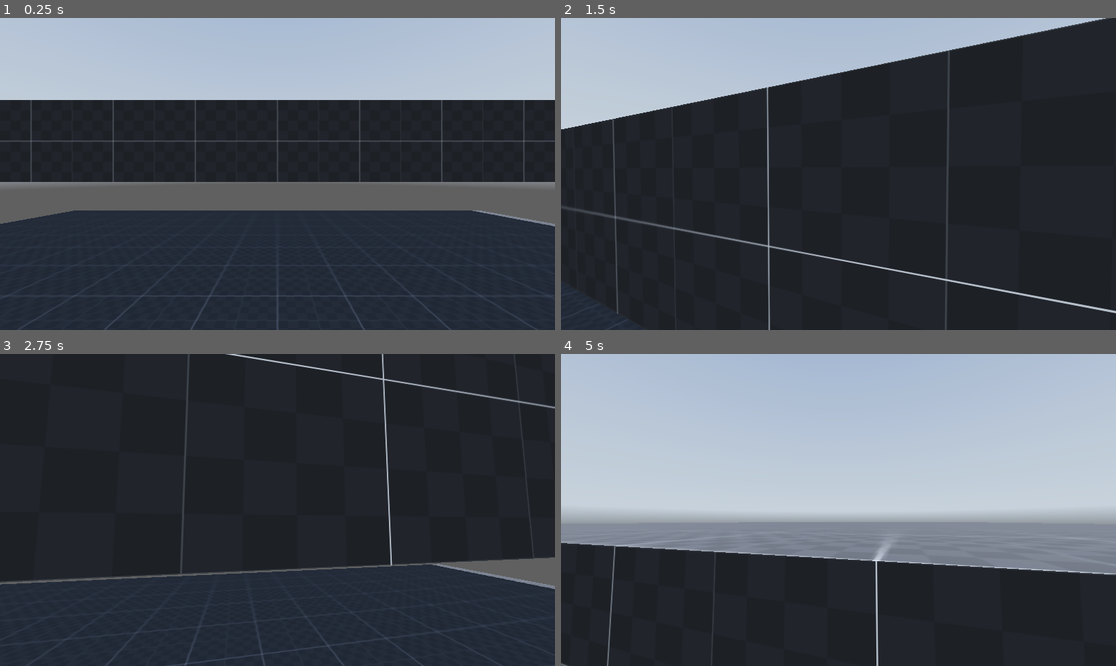
Above: before the commit, frames 1-4 (two rows, left to right).
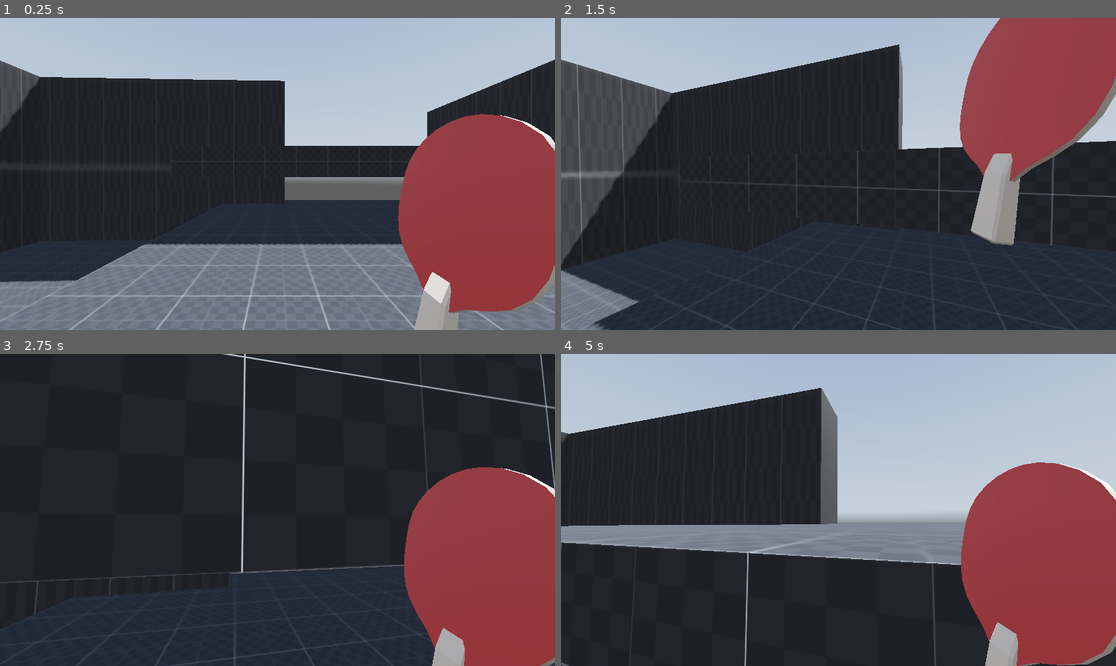
Above: after the commit, the same moments.

Repository: Hevia/XtremePingPong
Game: Godot game, scene res://scenes/world.tscn
Same seed, same stepped clock (60 frames per second), same inputs: the game is played once before the commit and once after it. A sky picture missing from this copy of the repository is replaced by a grey-blue gradient.
Inputs (mouse positions are in pixels of both pictures, inside the frame that each line leads up to):
- Up to frame 1 (0.25 s): no input
- Up to frame 2 (1.5 s): tap Enter at 0.5 s; move the mouse to (866, 174) at 0.52 s; press the mouse at (866, 174) at 0.53 s; hold W (forward) from 0.53 s (still down); tap Space (jump) at 0.77 s; move the mouse to (810, 174) at 1.27 s; release the mouse at (810, 174) at 1.28 s; tap Ctrl (crouch) at 1.35 s
- Up to frame 3 (2.75 s): keep holding W (forward); tap Space (jump) at 1.52 s; click (249, 510) at 1.55 s; move the mouse to (288, 503) at 2.02 s; hold Alt (freelook) from 2.03 s (still down); click (288, 503) at 2.3 s
- Up to frame 4 (5 s): keep holding W (forward); move the mouse to (832, 516) at 2.77 s; release Alt (freelook) at 2.78 s; tap Shift (sprint) at 2.85 s; tap Space (jump) at 3.02, 3.77, 4.52 s; click (832, 516) at 3.05 s; move the mouse to (877, 513) at 3.52 s; press the mouse at (877, 513) at 3.53 s; move the mouse to (794, 506) at 4.27 s; release the mouse at (794, 506) at 4.28 s; click (794, 506) at 4.35 s

The runs differ from the first frame. In frame 1, 51% of the frame differs, in the area x 0-100%, y 13-100%; in frame 2, 31%; in frame 3, 17%; in frame 4, 35%.

Commit message:
save work

Diff:
--- a/project.godot
+++ b/project.godot
@@ -10,7 +10,7 @@
 
 [application]
 
-config/name="FPSController"
+config/name="World War Tennis"
 run/main_scene="res://scenes/world.tscn"
 config/features=PackedStringArray("4.3", "Forward Plus")
 config/icon="res://icon.svg"
@@ -63,3 +63,12 @@
 "events": [Object(InputEventKey,"resource_local_to_scene":false,"resource_name":"","device":-1,"window_id":0,"alt_press …(195 unchanged characters)…
 ]
 }
+primary={
+"deadzone": 0.5,
+"events": [Object(InputEventMouseButton,"resource_local_to_scene":false,"resource_name":"","device":-1,"window_id":0,"alt_pressed":false,"shift_pressed":false,"ctrl_pressed":false,"meta_pressed":false,"button_mask":1,"position":Vector2(263, 10),"global_position":Vector2(272, 56),"factor":1.0,"button_index":1,"canceled":false,"pressed":true,"double_click":false,"script":null)
+]
+}
+
+[physics]
+
+3d/physics_engine="JoltPhysics3D"
--- /dev/null
+++ b/scenes/game objects/ball.gd
@@ -0,0 +1,37 @@
+extends CharacterBody3D
+class_name Ball
+
+const BASE_SPEED = 60.0
+var ricochets_remaining = 100
+var mass = 10.0
+
+func apply_force(force: Vector3):
+	# F = ma, so a = F/m
+	var acceleration = force / mass
+	# In Godot, we typically apply changes directly to velocity
+	velocity += acceleration
+	# Ensure the ball is aligned with its new velocity
+	align_to_velocity()
+
+func _physics_process(delta):
+	# Add the gravity.
+	if not is_on_floor():
+		velocity += get_gravity() * delta
+
+	var collision = move_and_collide(velocity * delta)
+	if collision:
+		handle_ricochet(collision)
+
+func align_to_velocity():
+	if velocity.length() > 0:
+		look_at(global_position + velocity.normalized(), Vector3.UP)
+
+
+func handle_ricochet(collision: KinematicCollision3D):
+	if ricochets_remaining <= 0:
+		queue_free()
+		return
+
+	velocity = velocity.bounce(collision.get_normal())
+	#align_to_velocity()
+	ricochets_remaining -= 1
--- /dev/null
+++ b/scenes/game objects/ball.tscn
@@ -0,0 +1,25 @@
+[gd_scene load_steps=5 format=3 uid="uid://dmadrerobybqv"]
+
+[ext_resource type="Script" path="res://scenes/game objects/ball.gd" id="1_275bg"]
+
+[sub_resource type="SphereShape3D" id="SphereShape3D_grfoj"]
+
+[sub_resource type="SphereMesh" id="SphereMesh_5xmaf"]
+
+[sub_resource type="SphereShape3D" id="SphereShape3D_nw0gf"]
+
+[node name="Ball" type="CharacterBody3D"]
+script = ExtResource("1_275bg")
+
+[node name="CollisionShape3D" type="CollisionShape3D" parent="."]
+shape = SubResource("SphereShape3D_grfoj")
+
+[node name="MeshInstance3D" type="MeshInstance3D" parent="."]
+mesh = SubResource("SphereMesh_5xmaf")
+
+[node name="Timer" type="Timer" parent="."]
+
+[node name="Area3D" type="Area3D" parent="."]
+
+[node name="CollisionShape3D" type="CollisionShape3D" parent="Area3D"]
+shape = SubResource("SphereShape3D_nw0gf")
--- a/scenes/game objects/player.gd
+++ b/scenes/game objects/player.gd
@@ -49,10 +49,31 @@
 @onready var crouching_collision_shape: CollisionShape3D = %CrouchingCollisionShape
 @onready var crouching_ray_cast_check: RayCast3D = %CrouchingRayCastCheck
 @onready var head_bob_pivot: Node3D = %HeadBobPivot
-
+@onready var animation_player: AnimationPlayer = $AnimationPlayer
+@onready var paddle_area_3d: Area3D = $PaddleArea3D
+var hit_force = 100.0  # Adjust this to control hit strength
 
 func _ready():
 	Input.mouse_mode = Input.MOUSE_MODE_CAPTURED
+	paddle_area_3d.area_entered.connect(on_paddle_area_entered)
+
+func hitstop(time_scale, duration) -> void:
+	Engine.time_scale = time_scale
+	await(get_tree().create_timer(duration * time_scale).timeout)
+	Engine.time_scale = 1.0
+
+func shake_screen():
+	pass
+
+func on_paddle_area_entered(other_area: Area3D):
+	if other_area.owner is Ball:
+		var hit_direction = calculate_hit_direction()
+		var force = hit_direction * hit_force
+		hitstop(0.05, 0.7)
+		other_area.owner.apply_force(force)
+
+func calculate_hit_direction() -> Vector3:
+	return -global_transform.basis.z.normalized()
 
 
 func _input(event):
@@ -70,6 +91,10 @@
 		head.rotate_x(mouse_y_mov)
 		head.rotation.x = clamp(head.rotation.x, HEAD_Y_CLAMP_DOWN, HEAD_Y_CLAMP_UP)
 
+func _process(delta):
+	if Input.is_action_pressed("primary") and not animation_player.is_playing():
+		animation_player.play("swing_paddle")
+
 func _physics_process(delta: float) -> void:
 	# Get the input direction and handle the movement/deceleration.
 	# As good practice, you should replace UI actions with custom gameplay actions.
--- a/scenes/game objects/player.tscn
+++ b/scenes/game objects/player.tscn
@@ -1,11 +1,124 @@
-[gd_scene load_steps=4 format=3 uid="uid://gkr8sq0f7u2l"]
+[gd_scene load_steps=9 format=3 uid="uid://gkr8sq0f7u2l"]
 
 [ext_resource type="Script" path="res://scenes/game objects/player.gd" id="1_c5mcm"]
+[ext_resource type="PackedScene" uid="uid://d35jn7xjt32mw" path="res://assets/mdlTableTennisPaddle.glb" id="2_5ea66"]
 
 [sub_resource type="CapsuleShape3D" id="CapsuleShape3D_041md"]
 
 [sub_resource type="CapsuleShape3D" id="CapsuleShape3D_pksv0"]
 height = 1.2
+
+[sub_resource type="Animation" id="Animation_gustj"]
+length = 0.001
+tracks/0/type = "value"
+tracks/0/imported = false
+tracks/0/enabled = true
+tracks/0/path = NodePath("mdlTableTennisPaddle:position")
+tracks/0/interp = 1
+tracks/0/loop_wrap = true
+tracks/0/keys = {
+"times": PackedFloat32Array(0),
+"transitions": PackedFloat32Array(1),
+"update": 0,
+"values": [Vector3(0.178301, 1.6046, -0.481952)]
+}
+tracks/1/type = "value"
+tracks/1/imported = false
+tracks/1/enabled = true
+tracks/1/path = NodePath("mdlTableTennisPaddle:rotation")
+tracks/1/interp = 1
+tracks/1/loop_wrap = true
+tracks/1/keys = {
+"times": PackedFloat32Array(0),
+"transitions": PackedFloat32Array(1),
+"update": 0,
+"values": [Vector3(-0.173585, -1.57902, 0.00142006)]
+}
+tracks/2/type = "value"
+tracks/2/imported = false
+tracks/2/enabled = true
+tracks/2/path = NodePath("mdlTableTennisPaddle:scale")
+tracks/2/interp = 1
+tracks/2/loop_wrap = true
+tracks/2/keys = {
+"times": PackedFloat32Array(0),
+"transitions": PackedFloat32Array(1),
+"update": 0,
+"values": [Vector3(1, 1, 1)]
+}
+tracks/3/type = "value"
+tracks/3/imported = false
+tracks/3/enabled = true
+tracks/3/path = NodePath("PaddleArea3D/CollisionShape3D:disabled")
+tracks/3/interp = 1
+tracks/3/loop_wrap = true
+tracks/3/keys = {
+"times": PackedFloat32Array(0),
+"transitions": PackedFloat32Array(1),
+"update": 1,
+"values": [true]
+}
+
+[sub_resource type="Animation" id="Animation_buyvv"]
+resource_name = "swing_paddle"
+length = 0.4
+step = 0.01
+tracks/0/type = "value"
+tracks/0/imported = false
+tracks/0/enabled = true
+tracks/0/path = NodePath("mdlTableTennisPaddle:position")
+tracks/0/interp = 2
+tracks/0/loop_wrap = true
+tracks/0/keys = {
+"times": PackedFloat32Array(0, 0.07, 0.3, 0.4),
+"transitions": PackedFloat32Array(1, 1, 1, 1),
+"update": 0,
+"values": [Vector3(0.178301, 1.6046, -0.481952), Vector3(0.0345168, 1.55502, -0.422462), Vector3(-0.396834, 1.40358, -0.266976), Vector3(0.178301, 1.6046, -0.481952)]
+}
+tracks/1/type = "value"
+tracks/1/imported = false
+tracks/1/enabled = true
+tracks/1/path = NodePath("mdlTableTennisPaddle:rotation")
+tracks/1/interp = 2
+tracks/1/loop_wrap = true
+tracks/1/keys = {
+"times": PackedFloat32Array(0, 0.07, 0.3, 0.4),
+"transitions": PackedFloat32Array(1, 1, 1, 1),
+"update": 0,
+"values": [Vector3(-0.173585, -1.57902, 0.00142006), Vector3(-0.0327422, -1.24293, 0.506782), Vector3(-0.0153184, -0.186116, 0.992407), Vector3(-0.173585, -1.57902, 0.00142006)]
+}
+tracks/2/type = "value"
+tracks/2/imported = false
+tracks/2/enabled = true
+tracks/2/path = NodePath("mdlTableTennisPaddle:scale")
+tracks/2/interp = 1
+tracks/2/loop_wrap = true
+tracks/2/keys = {
+"times": PackedFloat32Array(0),
+"transitions": PackedFloat32Array(1),
+"update": 0,
+"values": [Vector3(1, 1, 1)]
+}
+tracks/3/type = "value"
+tracks/3/imported = false
+tracks/3/enabled = true
+tracks/3/path = NodePath("PaddleArea3D/CollisionShape3D:disabled")
+tracks/3/interp = 1
+tracks/3/loop_wrap = true
+tracks/3/keys = {
+"times": PackedFloat32Array(0, 0.06, 0.3),
+"transitions": PackedFloat32Array(1, 1, 1),
+"update": 1,
+"values": [true, false, true]
+}
+
+[sub_resource type="AnimationLibrary" id="AnimationLibrary_bmp6s"]
+_data = {
+"RESET": SubResource("Animation_gustj"),
+"swing_paddle": SubResource("Animation_buyvv")
+}
+
+[sub_resource type="BoxShape3D" id="BoxShape3D_ilbb6"]
 
 [node name="Player" type="CharacterBody3D"]
 script = ExtResource("1_c5mcm")
@@ -37,3 +150,18 @@
 [node name="CrouchingRayCastCheck" type="RayCast3D" parent="."]
 unique_name_in_owner = true
 target_position = Vector3(0, 2, 0)
+
+[node name="mdlTableTennisPaddle" parent="." instance=ExtResource("2_5ea66")]
+transform = Transform3D(-0.00797834, 0.17272, -0.984939, 0.00139872, 0.984971, 0.172715, 0.999967, 3.23169e-07, -0.00810002, 0.178301, 1.6046, -0.481952)
+
+[node name="AnimationPlayer" type="AnimationPlayer" parent="."]
+libraries = {
+"": SubResource("AnimationLibrary_bmp6s")
+}
+
+[node name="PaddleArea3D" type="Area3D" parent="."]
+
+[node name="CollisionShape3D" type="CollisionShape3D" parent="PaddleArea3D"]
+transform = Transform3D(2.24241, 0, 0, 0, 1.42202, 0, 0, 0, 2.4578, 0, 1.37524, -1.26064)
+shape = SubResource("BoxShape3D_ilbb6")
+disabled = true
--- a/scenes/world.tscn
+++ b/scenes/world.tscn
@@ -1,8 +1,9 @@
-[gd_scene load_steps=8 format=3 uid="uid://g1ab1prsq1x"]
+[gd_scene load_steps=9 format=3 uid="uid://g1ab1prsq1x"]
 
 [ext_resource type="Texture2D" uid="uid://bonq3336v7tnd" path="res://assets/textures/dev/grids/Dark/texture_07.png" id="1_5uy5q"]
 [ext_resource type="Texture2D" uid="uid://fgsxe5nxy6q1" path="res://assets/hdris/kloofendal_48d_partly_cloudy_puresky_2k.hdr" id="2_4pco4"]
 [ext_resource type="PackedScene" uid="uid://gkr8sq0f7u2l" path="res://scenes/game objects/player.tscn" id="3_4rpdc"]
+[ext_resource type="PackedScene" uid="uid://dmadrerobybqv" path="res://scenes/game objects/ball.tscn" id="4_8j0ie"]
 
 [sub_resource type="StandardMaterial3D" id="StandardMaterial3D_gs0mq"]
 albedo_texture = ExtResource("1_5uy5q")
@@ -30,8 +31,50 @@
 size = Vector3(20, 1, 20)
 material = SubResource("StandardMaterial3D_gs0mq")
 
+[node name="CSGBox3D9" type="CSGBox3D" parent="Stage"]
+transform = Transform3D(0.468607, -0.438669, 0, 0.228747, 0.898649, 0, 0, 0, 0.309881, -14.3762, -2.79303, 7.46153)
+use_collision = true
+size = Vector3(20, 1, 20)
+material = SubResource("StandardMaterial3D_gs0mq")
+
+[node name="CSGBox3D5" type="CSGBox3D" parent="Stage"]
+transform = Transform3D(1, 0, 0, 0, 1, 0, 0, 0, 1, -11.9853, -2.60934, 0)
+use_collision = true
+size = Vector3(20, 1, 20)
+material = SubResource("StandardMaterial3D_gs0mq")
+
 [node name="CSGBox3D2" type="CSGBox3D" parent="Stage"]
 transform = Transform3D(1, 0, 0, 0, 1, 0, 0, 0, 1, 0, 2.19959, -12.474)
+use_collision = true
+size = Vector3(20, 1, 20)
+material = SubResource("StandardMaterial3D_gs0mq")
+
+[node name="CSGBox3D3" type="CSGBox3D" parent="Stage"]
+transform = Transform3D(0.104866, 0, 0, 0, 10.4939, 0, 0, 0, 1.52775, 8.13909, 2.19959, 0.681385)
+use_collision = true
+size = Vector3(20, 1, 20)
+material = SubResource("StandardMaterial3D_gs0mq")
+
+[node name="CSGBox3D6" type="CSGBox3D" parent="Stage"]
+transform = Transform3D(0.104866, 0, 0, 0, 10.4939, 0, 0, 0, 1.52775, -21.4611, 2.19959, 0.681385)
+use_collision = true
+size = Vector3(20, 1, 20)
+material = SubResource("StandardMaterial3D_gs0mq")
+
+[node name="CSGBox3D7" type="CSGBox3D" parent="Stage"]
+transform = Transform3D(0.00364514, 0, -1.52683, 0, 10.4939, 0, 0.104803, 0, 0.0531046, -21.4611, 2.19959, -8.8546)
+use_collision = true
+size = Vector3(20, 1, 20)
+material = SubResource("StandardMaterial3D_gs0mq")
+
+[node name="CSGBox3D8" type="CSGBox3D" parent="Stage"]
+transform = Transform3D(0.00364514, 0, -1.52683, 0, 10.4939, 0, 0.104803, 0, 0.0531046, -16.5251, 2.19959, 10.7038)
+use_collision = true
+size = Vector3(20, 1, 20)
+material = SubResource("StandardMaterial3D_gs0mq")
+
+[node name="CSGBox3D4" type="CSGBox3D" parent="Stage"]
+transform = Transform3D(0.0593441, 0, -1.25958, 0, 10.4939, 0, 0.0864593, 0, 0.864555, 8.13909, 2.19959, 3.7145)
 use_collision = true
 size = Vector3(20, 1, 20)
 material = SubResource("StandardMaterial3D_gs0mq")
@@ -46,3 +89,13 @@
 shadow_enabled = true
 
 [node name="Player" parent="." instance=ExtResource("3_4rpdc")]
+transform = Transform3D(1, 0, 0, 0, 1, 0, 0, 0, 1, -6.60253, 0, 4)
+
+[node name="Ball" parent="." instance=ExtResource("4_8j0ie")]
+transform = Transform3D(1, 0, 0, 0, 1, 0, 0, 0, 1, 0, 3, 0)
+
+[node name="Ball2" parent="." instance=ExtResource("4_8j0ie")]
+transform = Transform3D(1, 0, 0, 0, 1, 0, 0, 0, 1, 4.0705, 1.34139, 1.1761)
+
+[node name="Ball3" parent="." instance=ExtResource("4_8j0ie")]
+transform = Transform3D(1, 0, 0, 0, 1, 0, 0, 0, 1, -16.0547, 1.34139, 1.1761)
Not shown, added: addons/godot-jolt/LICENSE.txt
Not shown, added: addons/godot-jolt/THIRDPARTY.txt
Not shown, added: addons/shaker/assets/Pause.svg
Not shown, added: addons/shaker/assets/Pause.svg.import
Not shown, added: addons/shaker/assets/Play.svg
Not shown, added: addons/shaker/assets/Play.svg.import
Not shown, added: addons/shaker/assets/ShaderPreset.svg.import
Not shown, added: addons/shaker/assets/ShakeTypeBase.svg.import
Not shown, added: addons/shaker/assets/Shaker.svg
Not shown, added: addons/shaker/assets/Shaker.svg.import
Not shown, added: addons/shaker/assets/Shaker2D.svg
Not shown, added: addons/shaker/assets/Shaker2D.svg.import
(and 114 more such lines)
